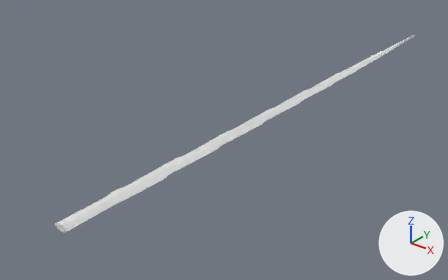
One commit to the glTF model godot/assets/waffen/modelle/degenklinge/t6_1.glb: the scene before it, then after it.
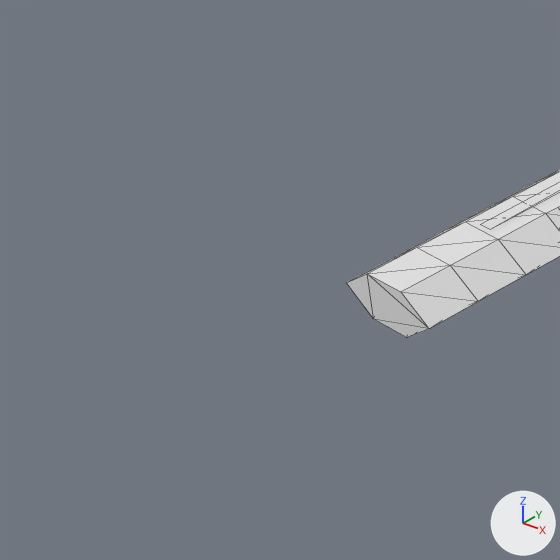
Old and new are each drawn whole from a camera (50 mm lens) standing at (0.496, -0.222, 0.383) and looking at (-0.068, 0.482, -0.054) and again close up on the part from 0% to 20% of the width and 64% to 96% of the height. Every picture has the same lights, and +X, +Y and +Z are marked at lower right. The first two pictures are the older version. The close-ups show mesh edges as thin lines. Vertices at exactly the same position are counted once.

The first close-up shows 'degenklinge_t6_1'.
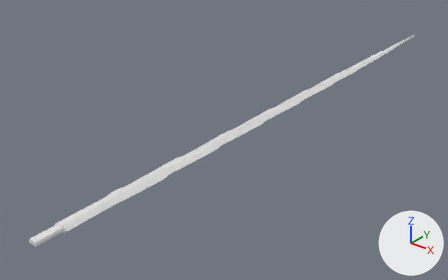
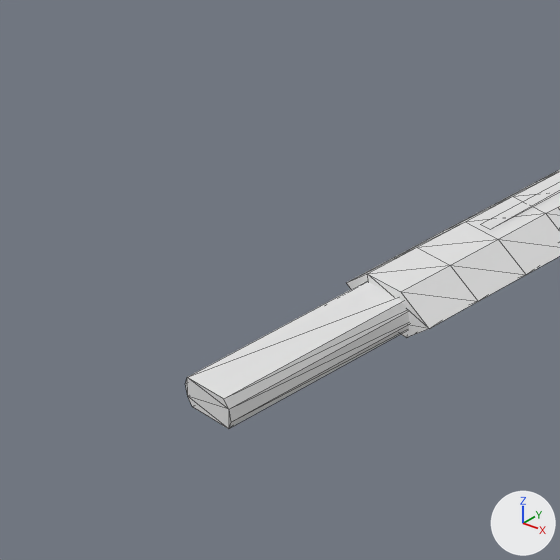
Where the change shows, as pixel boxes [x1, y1, x2, y2] in the close-ups (560 x 560 px):
'degenklinge_t6_1', reshaped
    before: [347, 170, 560, 337]
    after: [186, 170, 560, 429]
part 1 of me_degenklinge_t6_1, added
    after: [186, 281, 410, 429]

The change, as a diff of the scene's bpy script:
```diff
--- a/godot/assets/waffen/modelle/degenklinge/t6_1.glb.py
+++ b/godot/assets/waffen/modelle/degenklinge/t6_1.glb.py
@@ mat_beschlag @@
+mat_beschlag = principled_material('beschlag')
+mat_beschlag.base_color = (0.8, 0.8, 0.8)  # white #e7e7e7
@@ me_degenklinge_t6_1 @@
 # used by ob_degenklinge_t6_1; location = (0.0, 0.0, 0.0)
-me_degenklinge_t6_1.from_pydata(...)  # 577 vertices, 1110 faces; spans x -0.014..0.014, y 0.112..1.064, z -0.005..0.005
+me_degenklinge_t6_1.from_pydata(...)  # 593 vertices, 1138 faces; spans x -0.014..0.014, y 0.075..1.064, z -0.005..0.005
+# me_degenklinge_t6_1 part 1: a new loose piece of 16 vertices spanning x -0.006..0.006, y 0.075..0.119, z -0.003..0.003, in mat_beschlag (white #e7e7e7)
 me_degenklinge_t6_1.materials.append(mat_klinge)
 me_degenklinge_t6_1.materials.append(mat_leucht)
+me_degenklinge_t6_1.materials.append(mat_beschlag)  # white #e7e7e7
```
